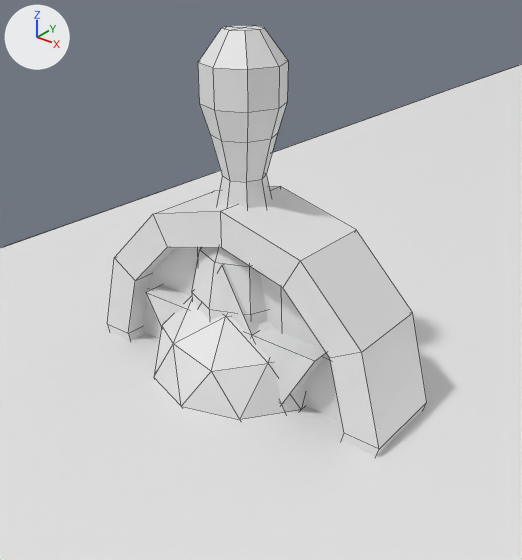
The Blender file assets/artwork/bowling.blend, before and after one commit.
Before and after are seen from a 50 mm camera at (0.472, -0.562, 0.465) aimed at (0.0, 0.028, 0.1). The lights are fixed; the arrows at upper left show +X, +Y and +Z. The older version comes first. Mesh edges are drawn as thin lines.

Objects in the first picture: 'Icosphere', 'StarPillObj', 'laneObj', 'pinMesh'.
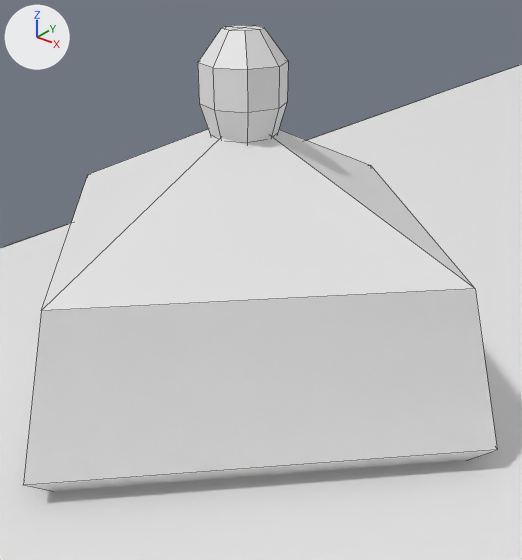
Commit message: cristal gems

Where the change shows, as pixel boxes (x1, y1, x2, y2) in the pictures (522 x 560 px):
'GemObj', added
    after: (23, 129, 497, 492)
'StarPillObj', unchanged, covered by the edit
    before: (107, 186, 427, 456)
'Icosphere', unchanged, covered by the edit
    before: (154, 295, 306, 420)

Edits to the bpy script that builds the scene:
```text
Add me_gemmesh:
    me_gemmesh.from_pydata([(0.0, 0.306, 0.026), (0.0, 0.0, -0.273), (0.263, 0.0, 0.182), (0.306, 0.0, 0.026), (0.0, 0.0, 0.295), (0.0, -0.263, 0.182), (0.0, -0.306, 0.026), (-0.263, 0.0, 0.182), (-0.306, 0.0, 0.026), (0.0, 0.263, 0.182)], [], [(9, 4, 2), (0, 9, 2, 3), (2, 4, 5), (3, 2, 5, 6), (1, 8, 0), (5, 4, 7), (1, 6, 8), (6, 5, 7, 8), (1, 3, 6), (7, 4, 9), (3, 1, 0), (8, 7, 9, 0)])
    me_gemmesh.materials.append(mat_material)  # its picture is missing
Add ob_gemobj:
    ob_gemobj = bpy.data.objects.new('GemObj', me_gemmesh)
    ob_gemobj.location = (0.0, 0.0, 0.0)
```
